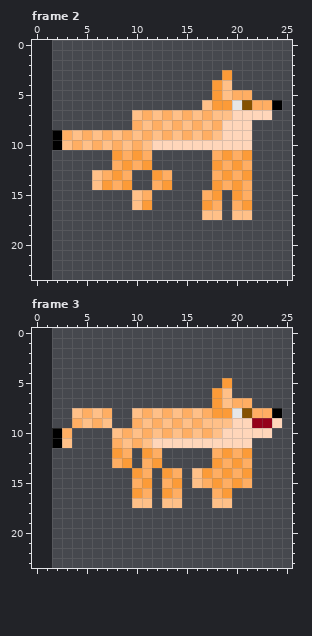
Two versions of one pixel-art file, Assets/Characters/Animals/WilyCoyote.ase. The picture above is the old version.
24x24 pixels, 4 frames. Shown: frame 2, frame 3. The old version is drawn lined up with the new one, on the new canvas. The commit also changed other frames, which this record leaves out.
The same view after the edit:
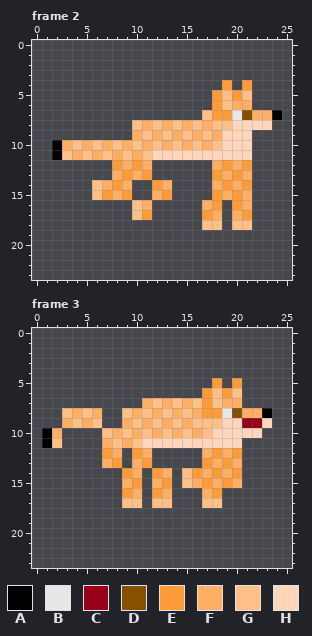
Palette (. is transparent): A #000000  B #e7e7e7  C #95021a  D #855100  E #fc9b38  F #ffae63  G #ffc088  H #ffd6ba
The edit:
canvas 24x24 -> 26x24, the old top-left corner now at 2,0
Changed rows in their new state; - is an unchanged pixel.
Frame 2:
first column x 2:
 3 -----------------.-----
 4 ----------------.E-E---
 5 ------------------EG---
 6 ---------------.-GFF...
 7 --------.......GEEBDFFA
 8 --------GFGFGFGFGG--HH-
 9 ........FGFGFGFGF------
10 -FGFGFGFGFGFGFGFG------
11 AGFGFGFGFGHHHHHHHHHH---
12 ------EFEF------FEFE---
13 ----..FEFE..----EFEF---
14 -----FEF--EF----FEFE---
15 ----GEFE..FE---.-F-----
16 ---------F-----FE-EF---
17 --------GE-----EF-FE---
18 ---------------GG-GG---
Frame 3:
first column x 1:
 5 -----------------E.E----
 6 ----------------EGEG----
 7 ----------FGFGFGEGF-.---
 8 --GFGF.-GFGFGFGFE-BDF-A.
 9 --FGFG.-FGFGFGFG--H-C-H.
10 AF.---GFGFGFGFGFGH----.-
11 AG.---FGFGH---------.---
12 ------EF.EF.----FEFE.---
13 ------FE.FE.----EFEF.---
14 --------EF.EF.GEFEFE.---
15 --------FE.FE.GFEFEF.---
16 --------EF.EF.--FE.-----
17 --------G-.G-.--G-.-----
Where, in picture pixels (left, top, right, bottom), the same in both pictures:
changed: (52, 70, 282, 230)
changed: (42, 378, 282, 508)
